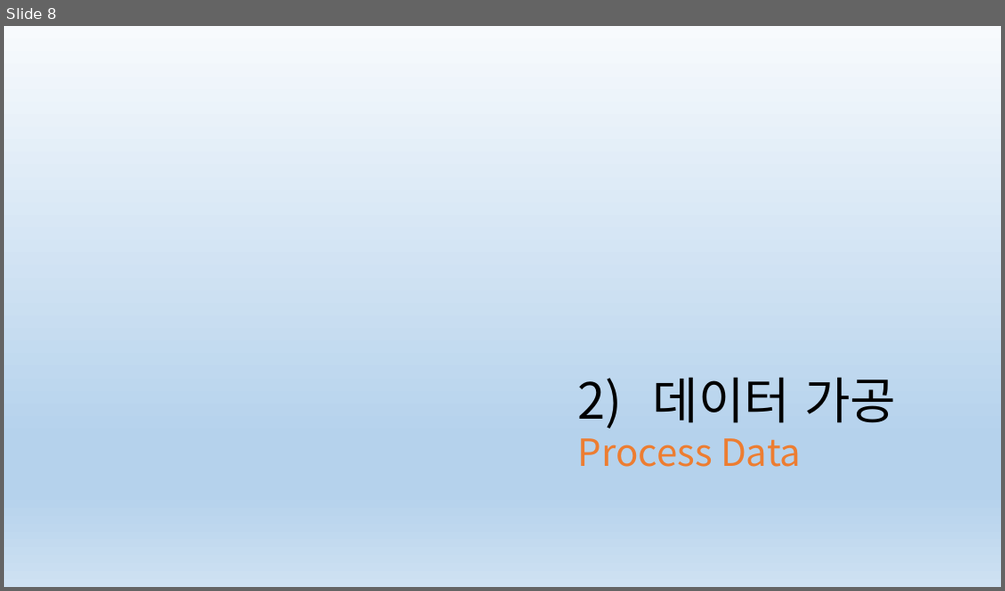
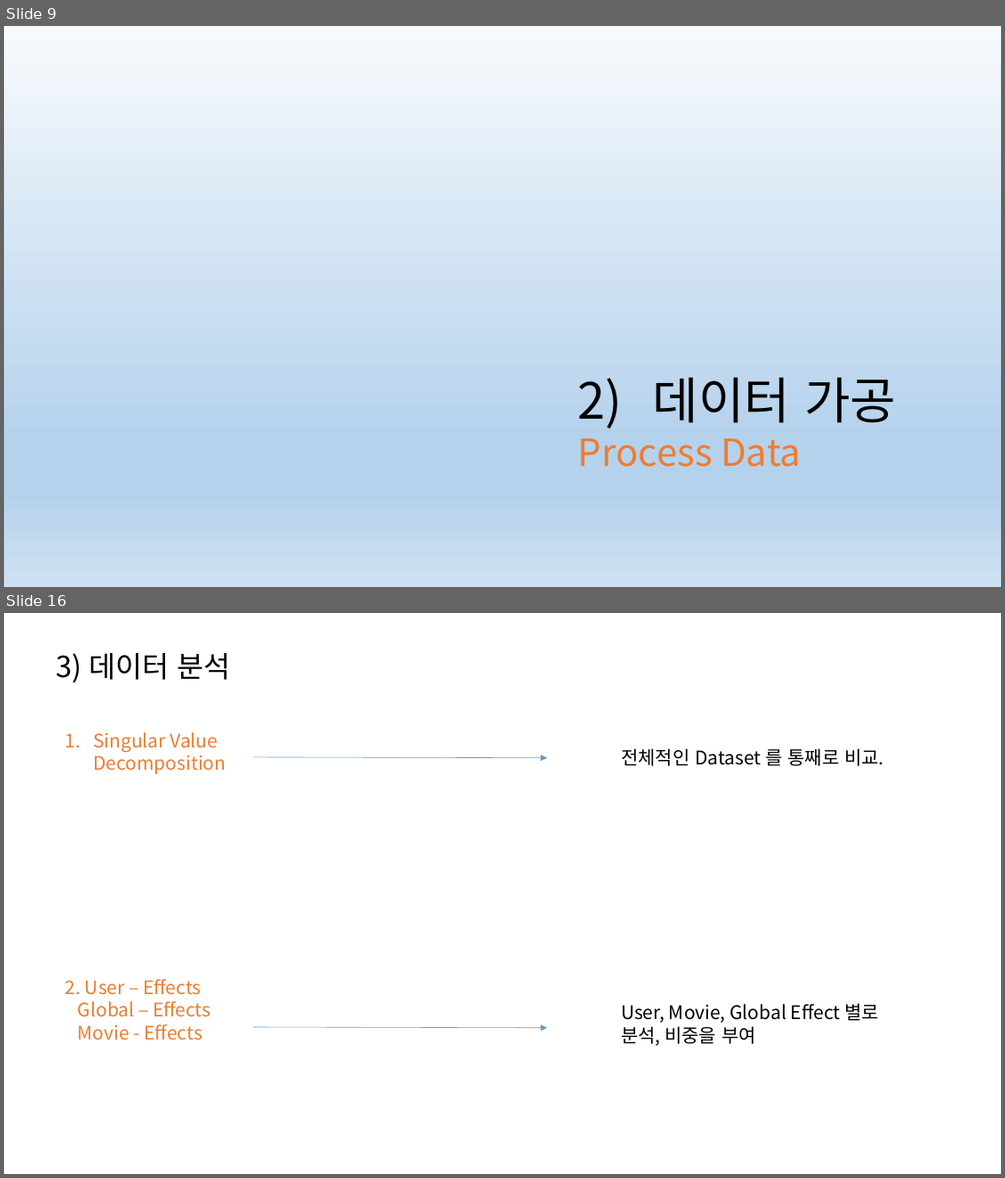
Before and after one commit to csjungminlim/MatrixCompletion, a slide deck: 넷플릭스.pptx. Shown one above the other, each under a label of ours: slide 8 before the commit, slides 9 and 16 after it; the slides between them are not shown. The pictures are 1005x591 and 1005x1178 pixels, drawn with LibreOffice and Linux fonts; fonts in the diff are those of the drawing. Boxes give left, top, right and bottom in pixels: in the first picture for what was removed or moved away, otherwise in the second. Text is boxed around its words. In the diff, an @@ line names an element or a change of style, - is before the commit and + after.

```diff
--- a/넷플릭스.pptx
+++ b/넷플릭스.pptx
@@ slide 16 added at [4,613,1001,1174], background #FFFFFF @@
@@ text added at [57,653,230,682], 28 pt, text #000000 @@
+3) 데이터 분석
@@ text added at [65,732,226,1040], 18 pt, text #ED7D31 @@
+1. Singular Value Decomposition
+2. User – Effects
+Global – Effects
+Movie - Effects
@@ arrow added from (253, 757) to (547, 758), #5B9BD5 0.5 pt @@
@@ text added at [621,748,883,766], 18 pt, text #000000 @@
+전체적인 Dataset 를 통째로 비교.
@@ text added at [621,1003,879,1046], 18 pt, text #000000 @@
+User, Movie, Global Effect 별로
+분석, 비중을 부여
@@ arrow added from (253, 1027) to (547, 1028), #5B9BD5 0.5 pt @@
@@ what was slide 8 is now slide 9 @@
```
Also in this commit, not shown: 1 slide changed, 12 other slides added.
